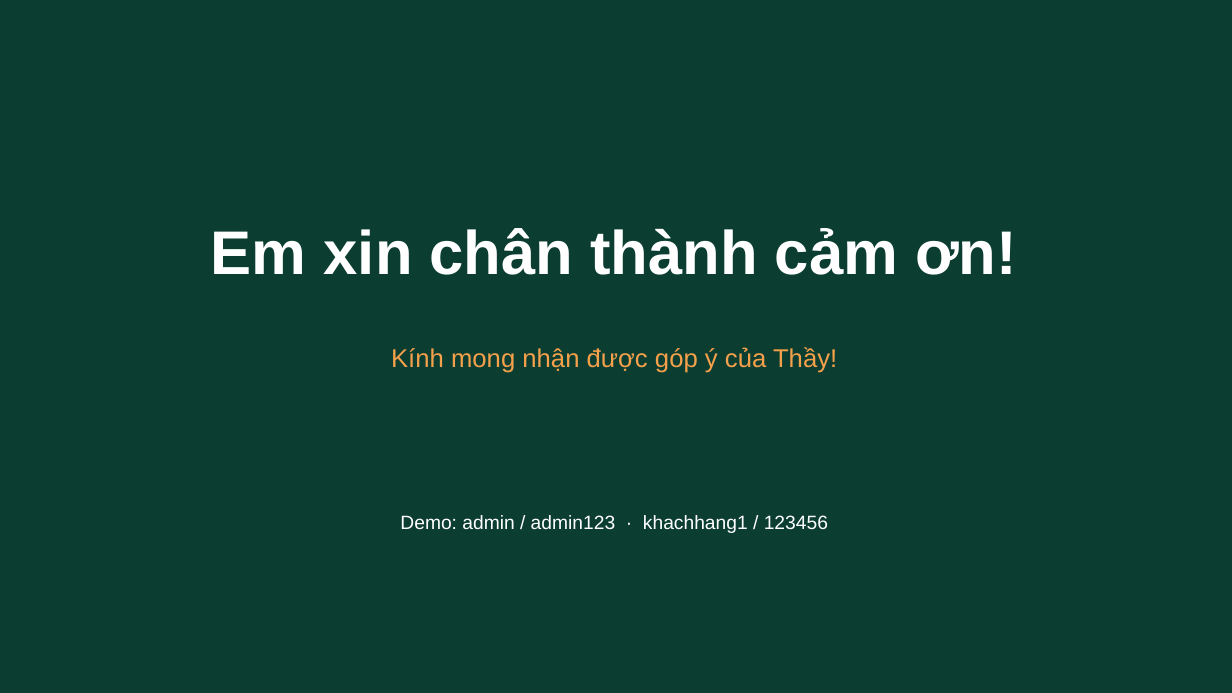
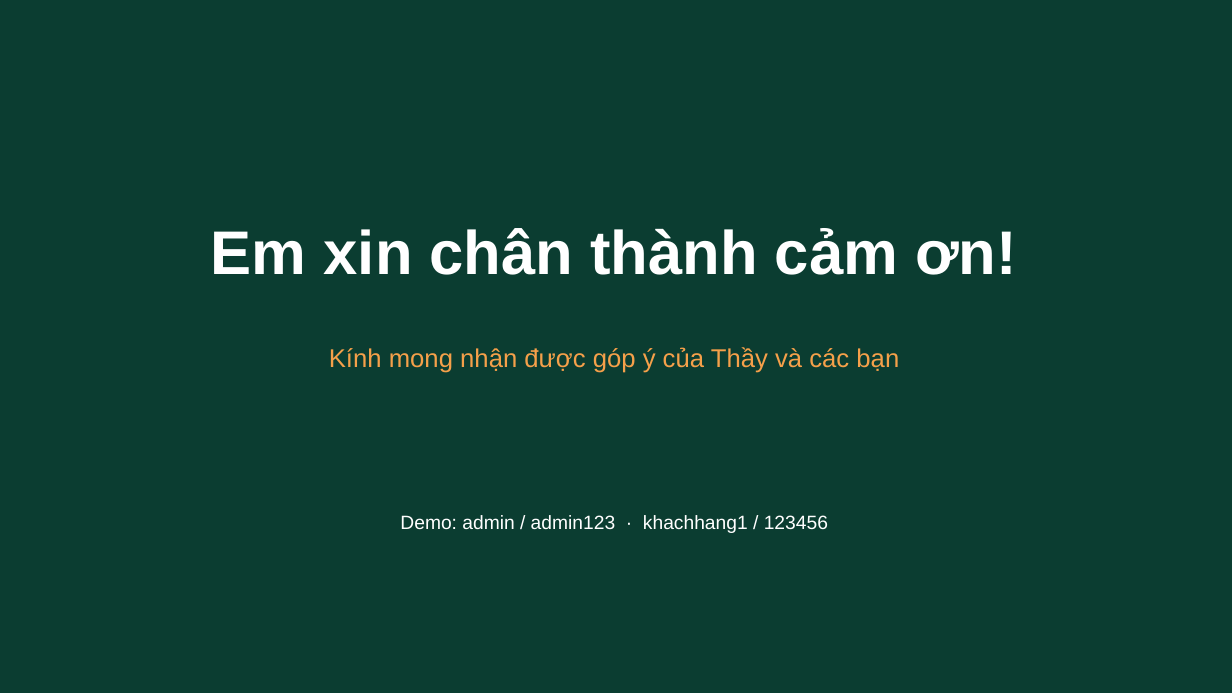
Before and after one commit to btduy10/ASPNET, a slide deck: slide 13 of thesis/abs/TrinhChieu_WebsiteBanLinhKien.pptx (slide 16 before the commit). Drawn at 1232x693 pixels with LibreOffice and Linux fonts; fonts in the diff are those of the drawing. Boxes give left, top, right and bottom in pixels: in the first picture for what was removed or moved away, otherwise in the second. Text is boxed around its words. In the diff, an @@ line names an element or a change of style, - is before the commit and + after.

```diff
--- a/thesis/abs/TrinhChieu_WebsiteBanLinhKien.pptx
+++ b/thesis/abs/TrinhChieu_WebsiteBanLinhKien.pptx
@@ text at <box>329,347,899,373</box>: text changed @@
-Kính mong nhận được góp ý của Thầy!
+Kính mong nhận được góp ý của Thầy và các bạn
```
Also in this commit, not shown: 4 other slides changed, 2 slides added, 5 slides removed.
